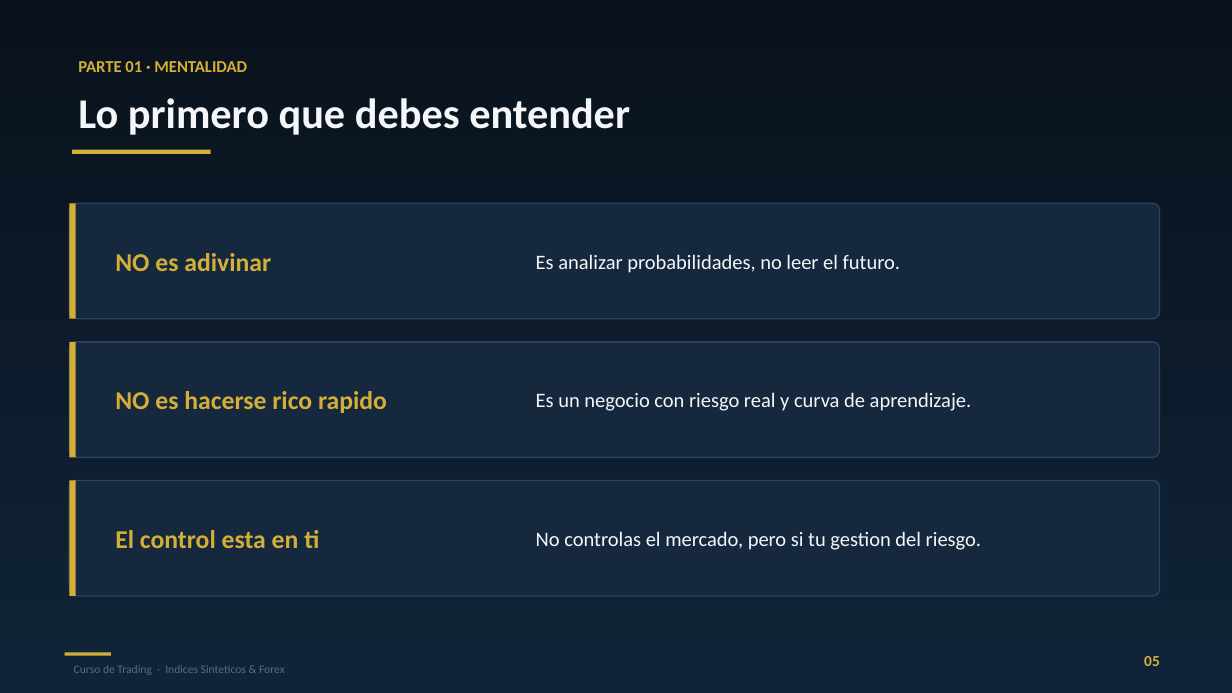
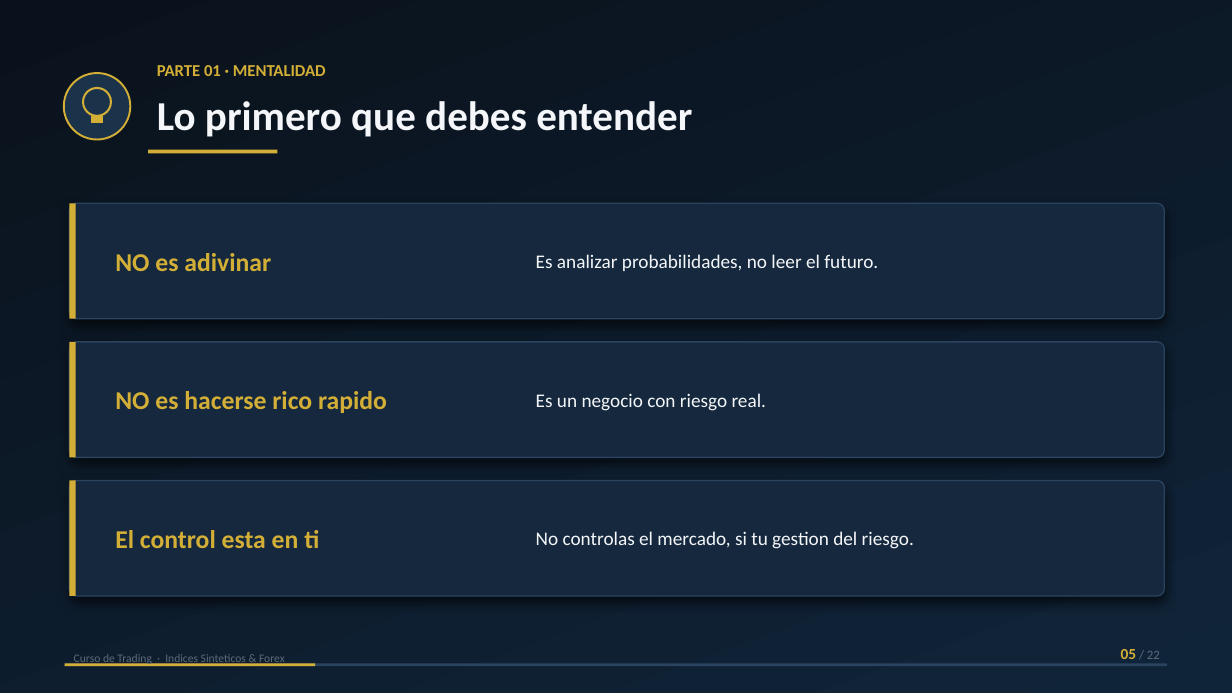
Before and after one commit to daac-gif/curso-trading, a slide deck: slide 5 of diapositivas/Clase_01_PREMIUM.pptx. Drawn at 1232x693 pixels with LibreOffice and Linux fonts; fonts in the diff are those of the drawing. Boxes give left, top, right and bottom in pixels: in the first picture for what was removed or moved away, otherwise in the second. Text is boxed around its words. In the diff, an @@ line names an element or a change of style, - is before the commit and + after.

```diff
--- a/diapositivas/Clase_01_PREMIUM.pptx
+++ b/diapositivas/Clase_01_PREMIUM.pptx
@@ text "PARTE 01 · MENTALIDAD": place and size @@
-text "PARTE 01 · MENTALIDAD" at [78, 61, 247, 72]
+text "PARTE 01 · MENTALIDAD" at [157, 65, 326, 76]
@@ ellipse added at [64, 73, 130, 140], fill #1B324B, outline #D4AF37 1.5 pt @@
@@ ellipse added at [83, 88, 111, 116], outline #D4AF37 1.6 pt @@
@@ text "Lo primero que debes entender": place and size @@
-text "Lo primero que debes entender" at [78, 98, 630, 135]
+text "Lo primero que debes entender" at [157, 101, 692, 137]
@@ text "Lo primero que debes entender" at [157, 101, 692, 137]: size 33 to 32 pt @@
@@ rectangle added at [91, 116, 104, 123], fill #D4AF37 @@
@@ rectangle: place and size @@
-rectangle at [72, 150, 211, 153]
+rectangle at [148, 150, 277, 153]
@@ rounded rectangle: place and size @@
-rounded rectangle at [69, 203, 1160, 319]
+rounded rectangle at [69, 203, 1165, 319]
@@ text "Es analizar probabilidades, no leer ..." at [536, 254, 878, 271]: size 16 to 15 pt @@
@@ rounded rectangle: place and size @@
-rounded rectangle at [69, 342, 1160, 457]
+rounded rectangle at [69, 342, 1165, 457]
@@ text at [536, 393, 767, 411]: text changed; size 16 to 15 pt @@
-Es un negocio con riesgo real y curva de aprendizaje.
+Es un negocio con riesgo real.
@@ shadow on in 3 elements at [69, 203, 1165, 319], [69, 342, 1165, 457], [69, 481, 1165, 596] @@
@@ rounded rectangle: place and size @@
-rounded rectangle at [69, 481, 1160, 596]
+rounded rectangle at [69, 481, 1165, 596]
@@ text at [536, 531, 914, 549]: text changed; size 16 to 15 pt @@
-No controlas el mercado, pero si tu gestion del riesgo.
+No controlas el mercado, si tu gestion del riesgo.
@@ text "Curso de Trading · Indices ...": place and size @@
-text "Curso de Trading · Indices ..." at [74, 665, 285, 675]
+text "Curso de Trading · Indices ..." at [74, 654, 285, 666]
@@ text at [1121, 649, 1160, 659]: text changed; size 12 to 10 pt; text colour #D4AF37 to #5C6B7A; bold off @@
-05
+05 / 22
@@ rectangle: place and size @@
-rectangle at [65, 653, 111, 656]
+rectangle at [65, 664, 315, 666]
@@ rectangle added at [65, 664, 1167, 666], fill #2A4460 @@
```
Also in this commit, not shown: 21 other slides changed.
